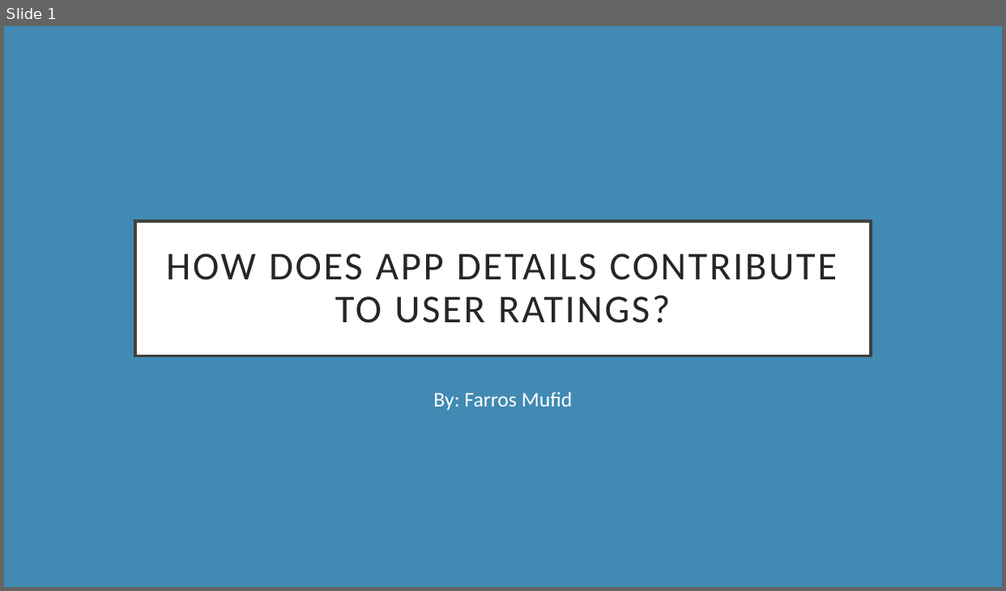
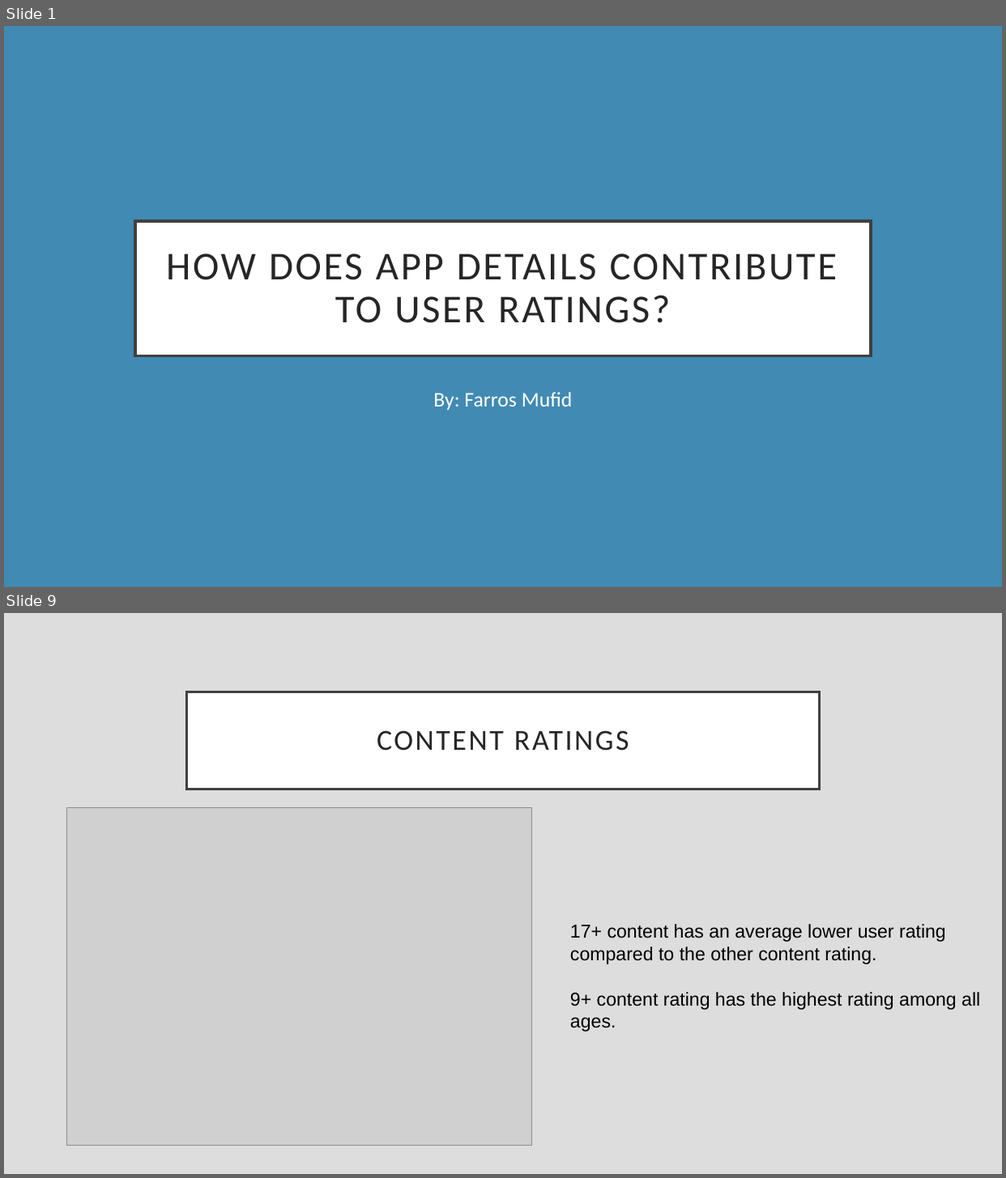
Before and after one commit to farrosmufid/Final_Project_Mobile_App_Store_Farros, a slide deck: Final_Project_ppt_Purwadhika.pptx. Shown one above the other, each under a label of ours: slide 1 before the commit, slides 1 and 9 after it; the slides between them are not shown. The pictures are 1006x591 and 1006x1178 pixels, drawn with LibreOffice and Linux fonts; fonts in the diff are those of the drawing; grey boxes stand for pictures. Boxes give left, top, right and bottom in pixels: in the first picture for what was removed or moved away, otherwise in the second. Text is boxed around its words. In the diff, an @@ line names an element or a change of style, - is before the commit and + after.

```diff
--- a/Final_Project_ppt_Purwadhika.pptx
+++ b/Final_Project_ppt_Purwadhika.pptx
@@ slide 9 added at box(4, 613, 1002, 1174), background #DDDDDD @@
@@ title added at box(187, 692, 819, 789), fill #FFFFFF, outline #404040 2.5 pt, 28 pt, text #262626 @@
+CONTENT RATINGS
@@ picture added at box(67, 807, 532, 1146) @@
@@ text added at box(570, 924, 980, 1032), 18 pt, text #000000 @@
+17+ content has an average lower user rating compared to the other content rating.
+9+ content rating has the highest rating among all ages.
```
Also in this commit, not shown: 6 slides changed, 13 other slides added, 1 slide removed, 8 other files.
